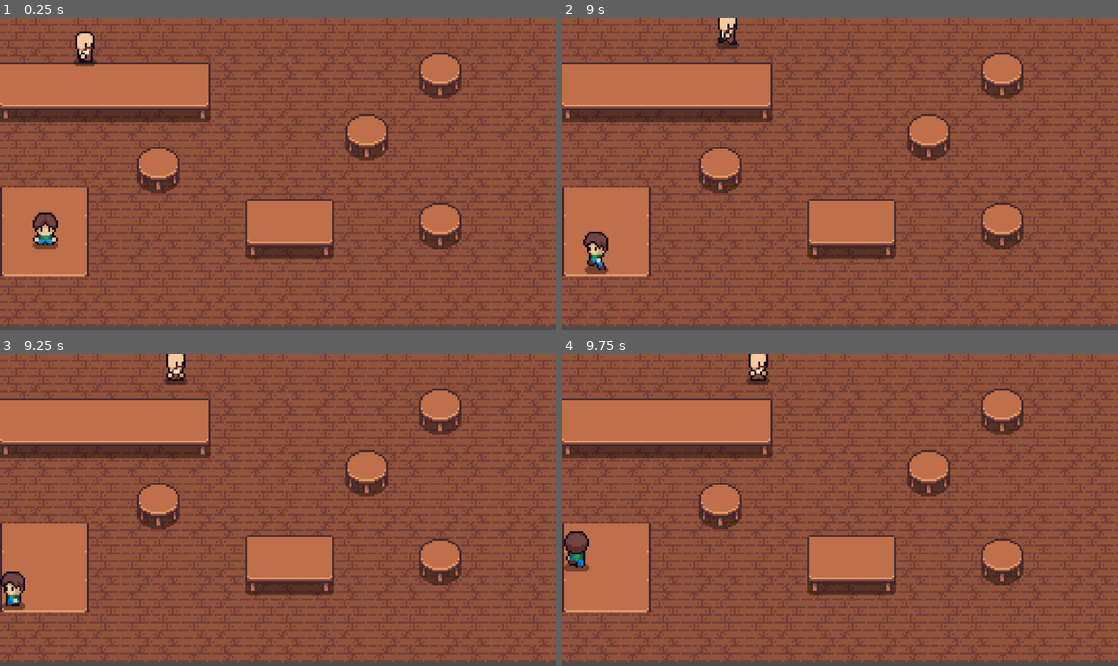
Above: before the commit, frames 1-4 (two rows, left to right).
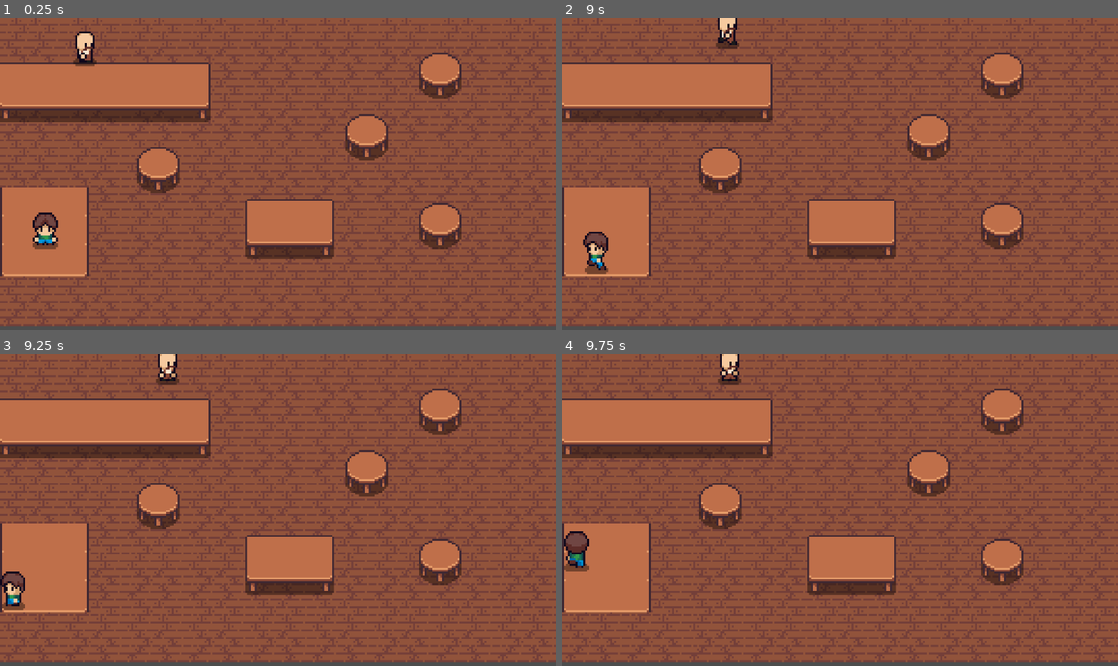
Above: after the commit, the same moments.

Repository: davesnowdon/ResoLute
Game: Godot game, scene res://tavern.tscn
Two runs of this game, one before a commit and one after it. Both use one fixed random seed, a clock stepped at 60 frames per second and the inputs below. This scene is started directly instead of the project's main scene.
Inputs:
- Up to frame 1 (0.25 s): no input
- Up to frame 2 (9 s): hold D (right) 0.53-1.28 s; hold S (down) 1.28-2.03 s; hold D (right) 2.03-2.78 s; hold W (up) 2.78-3.53 s; hold A (left) 3.53-5.03 s; hold S (down) 5.03-5.78 s; hold D (right) 5.78-6.53 s; hold W (up) 6.53-7.28 s; hold D (right) 7.28-8.03 s; hold S (down) 8.03-8.78 s; hold A (left) from 8.78 s (still down)
- Up to frame 3 (9.25 s): keep holding A (left)
- Up to frame 4 (9.75 s): release A (left) at 9.53 s; hold W (up) from 9.53 s (still down)

Frames 1-2 are identical in both runs. In frame 3, 0.4% of the frame differs, in the area x 28-34%, y 0-10%; in frame 4, 0.6%, in the area x 28-38%, y 0-10%.

Commit message:
fix type errors

Diff:
--- a/ui/bartender.gd
+++ b/ui/bartender.gd
@@ -18,6 +18,7 @@
 	pick_new_state()
 
 func _physics_process(delta: float) -> void:
+	#print("Processing: ", name)
 	velocity = move_direction.normalized() * move_speed
 	move_and_slide()
 
@@ -40,6 +41,7 @@
 	else:
 		state_machine.travel("idle")
 		current_state = CHARACTER_STATE.IDLE
+		move_direction = Vector2.ZERO
 		timer.start(idle_time)
 
 func _on_timer_timeout() -> void:
--- a/ui/player.gd
+++ b/ui/player.gd
@@ -13,6 +13,7 @@
 	update_animation_parameters(starting_direction)
 
 func _physics_process(_delta: float) -> void:
+	#print("Processing: ", name)
 	var input_direction = Vector2(
 		Input.get_action_strength("right") - Input.get_action_strength("left"),
 		Input.get_action_strength("down") - Input.get_action_strength("up")
@@ -33,7 +34,7 @@
 		animation_tree.set("parameters/walk/blend_position", move_input)
 
 func pick_new_state() -> void:
-	var new_state: StringName = &"walk" if velocity != Vector2.ZERO else &"idle"
-	if new_state != current_state:
+	var new_state: StringName = &"walk" if not velocity.is_zero_approx() else &"idle"
+	if (new_state != current_state):
 		current_state = new_state
 		state_machine.travel(current_state)
